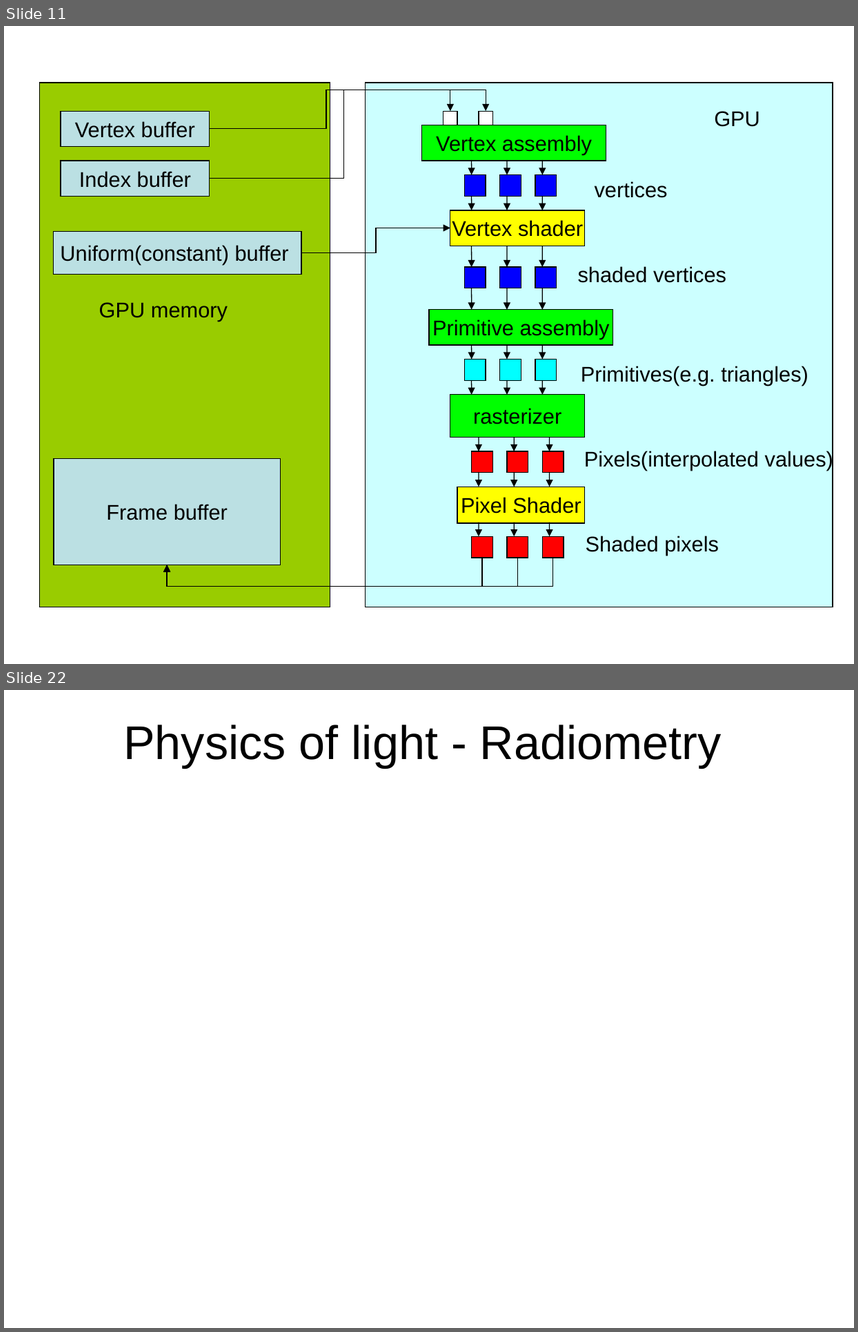
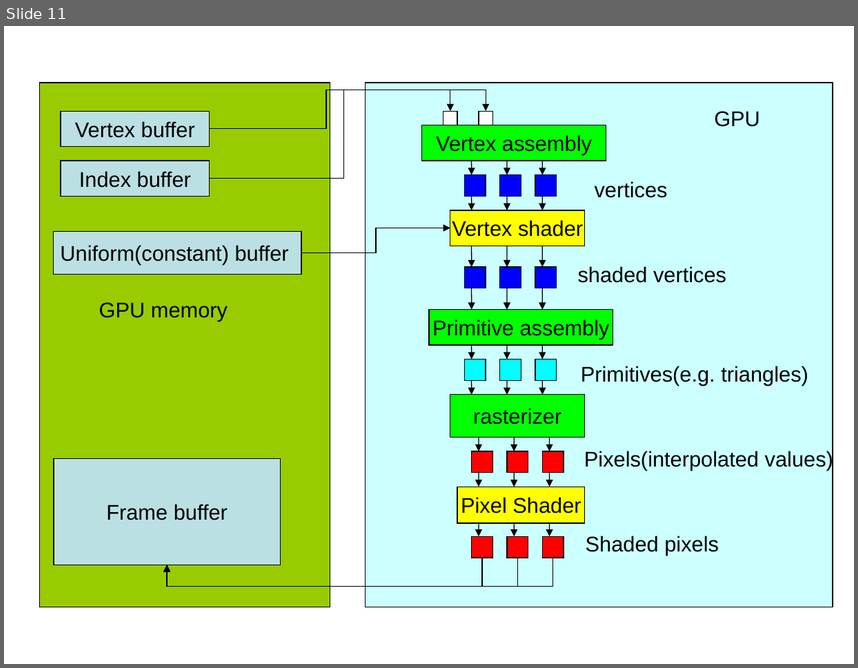
Before and after one commit to ianslayer/gpu_course, a slide deck: course5/course5.ppt. Shown one above the other, each under a label of ours: slides 11 and 22 before the commit, slide 11 after it; the slides between them are not shown. The pictures are 858x1332 and 858x668 pixels, drawn with LibreOffice and Linux fonts; fonts in the diff are those of the drawing. Boxes give left, top, right and bottom in pixels: in the first picture for what was removed or moved away, otherwise in the second. Text is boxed around its words. In the diff, an @@ line names an element or a change of style, - is before the commit and + after.

Commit message:
add physics of light & material ppt

```diff
--- a/course5/course5.ppt
+++ b/course5/course5.ppt
@@ slide 22 removed at [4, 690, 854, 1328], background #FFFFFF @@
@@ title removed at [123, 724, 722, 767] @@
-Physics of light - Radiometry
```
Also in this commit, not shown: 1 slide changed, 6 other slides removed, 2 other files.
